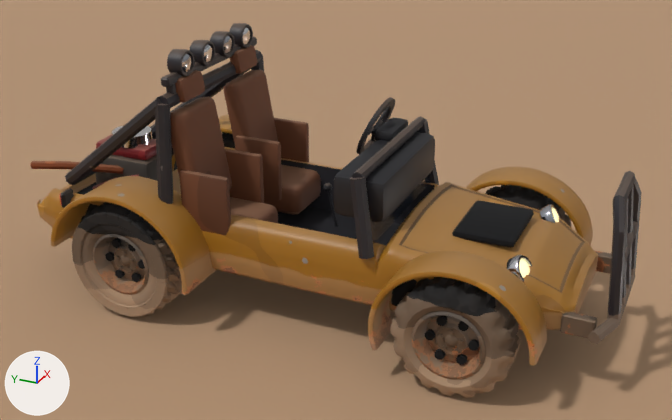
The Blender file tools/blender/hd/cars/blend/DuneBuggy.blend: old version first, new version second.
The view is the same before and after, from a 50 mm lens placed at (-4.72, -2.16, 2.95), pointed at (-0.03, -0.05, 0.6). The lights are fixed; the arrows at lower left show +X, +Y and +Z. The older version comes first.

In view in the first picture: 'Body', 'Bumper_F', 'Engine', 'Ground', 'Hood', 'Interior', 'Lights', 'LightsBar', 'Seat_Driver', 'Seat_Passenger', 'Wheel_FL', 'Wheel_FR', 'Wheel_RL', 'Wheel_RR' and 1 more.
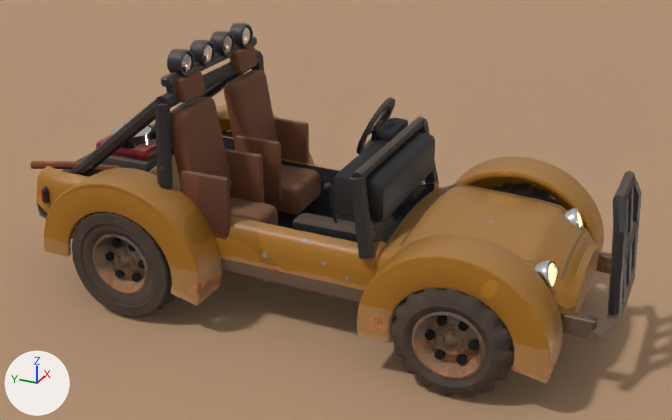
The change, as a diff of the scene's bpy script:
```diff
--- a/tools/blender/hd/cars/blend/DuneBuggy.blend.py
+++ b/tools/blender/hd/cars/blend/DuneBuggy.blend.py
@@ mat_tyre_side @@
 mat_tyre_side = bpy.data.materials.new('tyre_side')
-# nodes: BsdfPrincipled, MapRange, Math x3, Mix x2, NewGeometry x2, OutputMaterial, RGBToBW, SeparateXYZ, TexNoise x2, ValToRGB x2, VectorMath
-# colours: black #121010, black #232020, black #282322, black #000000, grey #959595, light grey #c8c8c8, white #eaeaea, beige #b8987a
+# nodes: BsdfPrincipled, Math x3, Mix x2, NewGeometry, OutputMaterial, TexNoise x2, ValToRGB
+# colours: black #121010, black #232020, black #282322, brown #8a7462
@@ mat_rubber @@
 mat_rubber = bpy.data.materials.new('rubber')
-# nodes: BsdfPrincipled, MapRange, Math x3, Mix x2, NewGeometry x2, OutputMaterial, RGBToBW, SeparateXYZ, TexNoise x2, ValToRGB x2, VectorMath
-# colours: black #121010, black #1c1918, black #282322, black #000000, grey #959595, light grey #c8c8c8, white #eaeaea, beige #b8987a
+# nodes: BsdfPrincipled, Math x3, Mix x2, NewGeometry, OutputMaterial, TexNoise x2, ValToRGB
+# colours: black #121010, black #1c1918, black #282322, brown #8a7462
@@ me_body @@
 # used by ob_body; parent = ob_dunebuggy; location = (0.0, 0.0, 0.0)
-me_body.from_pydata(...)  # 7241 vertices, 6962 faces; spans x -0.82..0.82, y -1.56..1.89, z 0.07..1.24
+me_body.from_pydata(...)  # 9372 vertices, 9059 faces; spans x -0.8..0.8, y -1.56..1.88, z 0.1..1.24
+# me_body part 1: the loose piece of 312 vertices spanning x -0.78..-0.51, y -1.47..-0.56, z 0.07..0.63 is rebuilt with 420 vertices and now spans x -0.76..-0.47, y -1.54..-0.49, z 0.11..0.71
+# me_body part 2: the loose piece of 312 vertices spanning x 0.51..0.78, y -1.47..-0.56, z 0.07..0.63 is rebuilt with 420 vertices and now spans x 0.47..0.76, y -1.54..-0.49, z 0.11..0.71
+# me_body part 3: a new loose piece of 420 vertices spanning x -0.76..-0.72, y -1.53..-0.5, z 0.11..0.7, in mat_dunebuggy_paint
+# me_body part 4: a new loose piece of 420 vertices spanning x 0.72..0.76, y -1.53..-0.5, z 0.11..0.7, in mat_dunebuggy_paint
+# me_body part 5: a new loose piece of 408 vertices spanning x -0.8..-0.76, y 0.47..1.56, z 0.1..0.76, in mat_dunebuggy_paint
+# me_body part 6: a new loose piece of 408 vertices spanning x 0.76..0.8, y 0.47..1.56, z 0.1..0.76, in mat_dunebuggy_paint
+# me_body part 7: 86 vertices moved within x -0.56..0.58, y -1.56..1.88, z 0.21..0.44; 4126 vertices removed from x -0.82..0.82, y -1.56..1.89, z 0.16..0.69; 4385 vertices added at x -0.8..0.8, y -1.56..1.88, z 0.1..0.77
+# me_body part 8: 132 faces spanning x -0.57..0.57, y -1.33..1.71, z 0.16..0.24 switch from mat_dunebuggy_paint to mat_plastic
 me_body.materials.append(mat_underbody)
@@ me_hood @@
 # used by ob_hood; parent = ob_dunebuggy; location = (0.0, -0.615, 0.52)
-me_hood.from_pydata(...)  # 1378 vertices, 1372 faces; spans x -0.465..0.465, y -0.87..0.013, z -0.145..0.089
+me_hood.from_pydata(...)  # 1378 vertices, 1372 faces; spans x -0.465..0.465, y -0.87..0.003, z -0.093..0.072
+# me_hood part 9: the loose piece of 56 vertices spanning x -0.24..0.24, y -0.576..-0.224, z 0.026..0.074 is moved by (0.0, 0.0, -0.02)
+# me_hood part 10: the loose piece of 1322 vertices spanning x -0.465..0.465, y -0.87..0.013, z -0.145..0.089 is rebuilt with 1322 vertices and now spans x -0.465..0.465, y -0.87..0.003, z -0.093..0.072
 me_hood.materials.append(mat_dunebuggy_paint)
@@ me_lights @@
 # used by ob_lights; parent = ob_dunebuggy; location = (0.0, 0.0, 0.0)
-me_lights.from_pydata(...)  # 388 vertices, 440 faces; spans x -0.6..0.6, y -1.34..1.58, z 0.41..0.58
+me_lights.from_pydata(...)  # 388 vertices, 440 faces; spans x -0.59..0.59, y -1.47..1.76, z 0.41..0.58
+# me_lights part 11: the loose piece of 146 vertices spanning x -0.45..-0.27, y -1.33..-1.19, z 0.41..0.58 is multiplied about its middle by the matrix ((1.0, -0.027, -0.015), (0.025, 0.989, -0.147), (0.019, 0.146, 0.989)), then moved by (0.0, -0.14, 0.0)
+# me_lights part 12: the loose piece of 146 vertices spanning x 0.27..0.45, y -1.34..-1.2, z 0.41..0.58 is multiplied about its middle by the matrix ((0.999, 0.039, 0.015), (-0.036, 0.988, -0.149), (-0.021, 0.148, 0.989)), then moved by (0.0, -0.14, 0.0)
+# me_lights part 13: the loose piece of 24 vertices spanning x -0.6..-0.5, y 1.53..1.57, z 0.43..0.53 is turned 27.8 degrees about the z axis through its middle, then moved by (0.0, 0.16, 0.0)
+# other edits to the shape of me_lights do not show in these pictures
 me_lights.materials.append(mat_chrome)
@@ me_interior @@
 # used by ob_interior; parent = ob_dunebuggy; location = (0.0, 0.0, 0.0)
-me_interior.from_pydata(...)  # 424 vertices, 434 faces; spans x -0.44..0.52, y -0.52..0.048, z 0.358..1.107
+me_interior.from_pydata(...)  # 480 vertices, 488 faces; spans x -0.44..0.52, y -0.52..0.24, z 0.24..1.107
+# me_interior part 14: a new loose piece of 56 vertices spanning x -0.088..0.088, y -0.32..0.24, z 0.24..0.384, in mat_plastic
 me_interior.materials.append(mat_dash)
@@ ob_hood @@
 ob_hood.parent = ob_dunebuggy
-ob_hood.location = (0.0, -0.615, 0.52)
+ob_hood.location = (0.0, -0.615, 0.54)
```

Pixel boxes (x1, y1, x2, y2) of what changed, in the pictures (672 x 420 px; the box of a moved part takes in the faces that stretch with it):
'Body', reshaped: before (37, 49, 598, 365); after (36, 49, 604, 383)
'Wheel_FR', recoloured: (390, 288, 514, 397) in both
'Hood', reshaped, moved (10% shorter): before (399, 185, 585, 293); after (399, 184, 586, 281)
'Wheel_RR', recoloured: (72, 212, 177, 317) in both
'Lights', reshaped (9% wider, 13% taller): before (59, 188, 560, 282); after (40, 186, 584, 292)
'Wheel_FL', recoloured: (490, 185, 556, 204) in both
'Wheel_RL', recoloured: (222, 130, 235, 148) in both
part 1 of me_body, rebuilt (15% wider, 30% taller): before (368, 251, 547, 365); after (357, 234, 563, 383)
part 2 of me_body, rebuilt (18% wider, 24% taller): before (466, 167, 593, 244); after (454, 156, 604, 252)
part 3 of me_body, added (brown): after (360, 257, 547, 382)
part 4 of me_body, added (brown): after (469, 177, 572, 210)
part 5 of me_body, added (brown): after (45, 184, 195, 304)
part 6 of me_body, added (mostly hidden): after (219, 120, 231, 133)
part 7 of me_body, moved or reshaped: before (37, 115, 598, 330); after (36, 105, 599, 319)
part 8 of me_body, recoloured: before (214, 268, 522, 330); after (222, 270, 360, 303)
part 9 of me_hood, moved or reshaped (not visible afterwards): before (452, 201, 534, 248)
part 10 of me_hood, rebuilt (10% shorter): before (399, 185, 585, 293); after (399, 184, 586, 281)
part 11 of me_lights, moved or reshaped: before (507, 255, 532, 282); after (535, 260, 559, 292)
part 12 of me_lights, moved or reshaped: before (540, 204, 560, 223); after (565, 208, 584, 229)
part 13 of me_lights, moved or reshaped: before (60, 188, 74, 208); after (41, 186, 50, 204)
part 14 of me_interior, added: after (292, 213, 382, 242)
